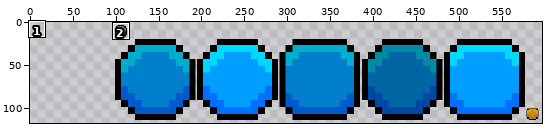
Two versions of one sprite sheet, client/assets/skin/skin.png. The first picture is a wide view before the edit; the outline marks the close-up.
Close-up. Before:
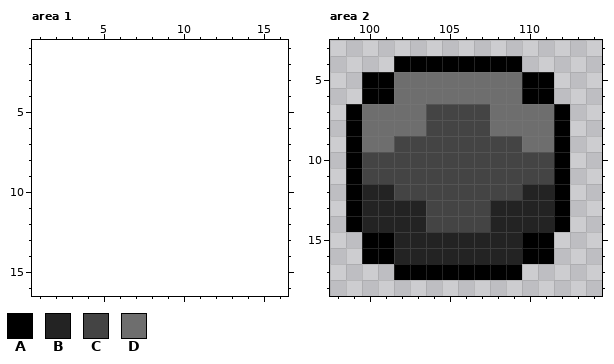
The file is 512x128 pixels. Shown: area 1: x 1..16, y 1..16; area 2: x 98..114, y 3..18. The old version is drawn lined up with the new one, on the new canvas. The wide view leaves out empty margins. The commit also changed other parts of the picture, which this record leaves out.
Palette (. is transparent): A #000000  B #232323  C #444444  D #6e6e6e
Pixels before, area 2, first column x 99:
 4 ...AAAAAAAA...
 5 .AADDDDDDDDAA.
 6 .AADDDDDDDDAA.
 7 ADDDDCCCCDDDDA
 8 ADDDDCCCCDDDDA
 9 ADDCCCCCCCCDDA
10 ACCCCCCCCCCCCA
11 ACCCCCCCCCCCCA
12 ABBCCCCCCCCBBA
13 ABBBBCCCCBBBBA
14 ABBBBCCCCBBBBA
15 .AABBBBBBBBAA.
16 .AABBBBBBBBAA.
17 ...AAAAAAAA...
And afterwards:
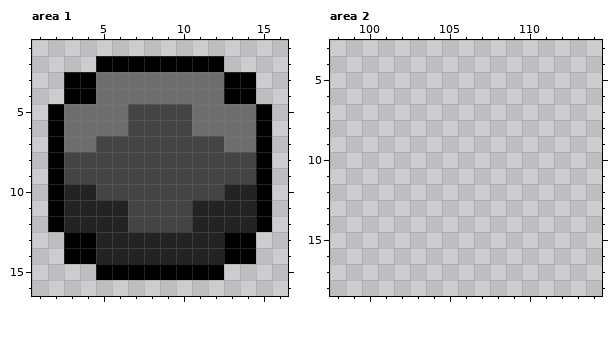
Diff:
canvas 512x128 -> 1024x128, the old top-left corner now at 97,2 (the part of the old canvas that was cut away was empty and is not shown)
Changed rows in their new state; - is an unchanged pixel.
Area 1:
first column x 2:
 2 ---AAAAAAAA---
 3 -AADDDDDDDDAA-
 4 -AADDDDDDDDAA-
 5 ADDDDCCCCDDDDA
 6 ADDDDCCCCDDDDA
 7 ADDCCCCCCCCDDA
 8 ACCCCCCCCCCCCA
 9 ACCCCCCCCCCCCA
10 ABBCCCCCCCCBBA
11 ABBBBCCCCBBBBA
12 ABBBBCCCCBBBBA
13 -AABBBBBBBBAA-
14 -AABBBBBBBBAA-
15 ---AAAAAAAA---
Area 2:
first column x 99:
 4 ---........---
 5 -............-
 6 -............-
 7 ..............
 8 ..............
 9 ..............
10 ..............
11 ..............
12 ..............
13 ..............
14 ..............
15 -............-
16 -............-
17 ---........---
Boxes around the changes in both close-ups, in picture pixels (x1, y1, x2, y2):
added: (48, 56, 272, 280)
erased: (346, 56, 570, 280)
